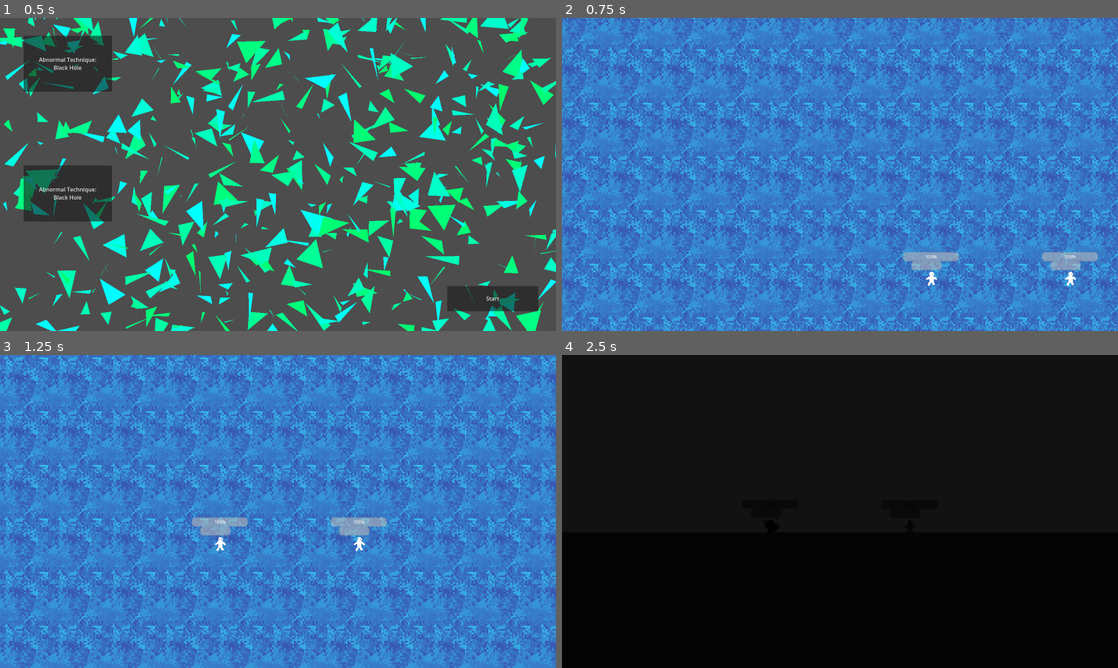
Above: before the commit, frames 1-4 (two rows, left to right).
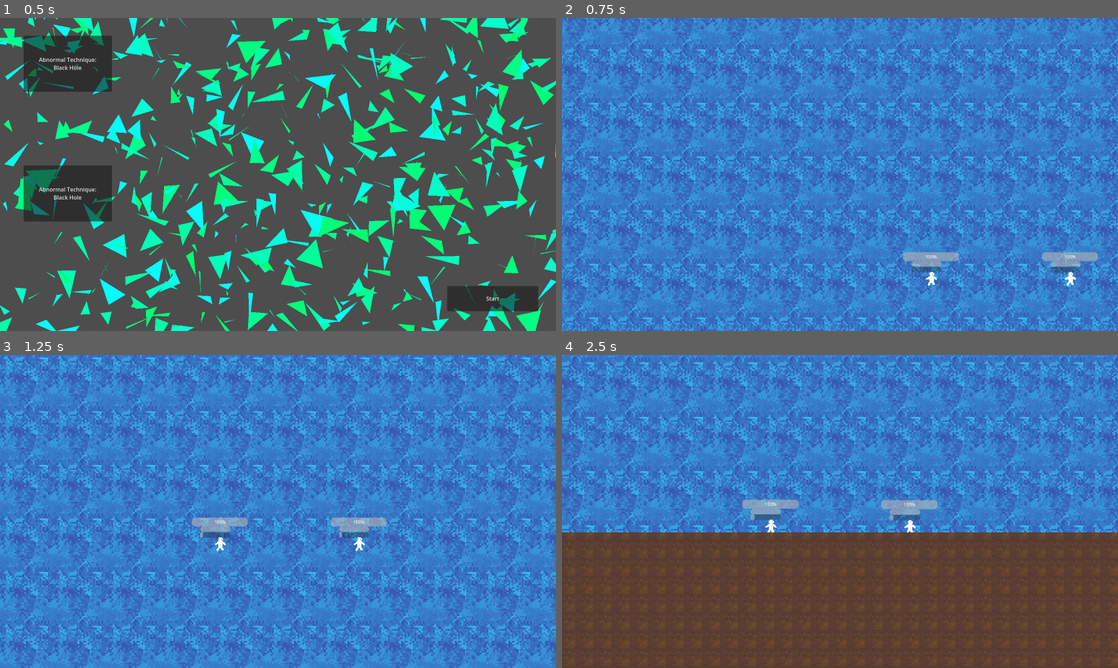
Above: after the commit, the same moments.

Repository: ivo-a2033/Sorcery
Game: Godot game, scene res://menu.tscn
Two runs of this game, one before a commit and one after it. Both use one fixed random seed, a clock stepped at 60 frames per second and the inputs below.
Inputs (mouse positions are in pixels of both pictures, inside the frame that each line leads up to):
- Up to frame 1 (0.5 s): no input
- Up to frame 2 (0.75 s): click "Start" at 0.5 s
- Up to frame 3 (1.25 s): no input
- Up to frame 4 (2.5 s): move the mouse to (812, 574) at 1.27 s; hold Up (up) from 1.28 s (still down); tap A (a) at 1.35 s; tap D (d) at 1.55, 2.1 s; move the mouse to (1006, 558) at 2.02 s; tap E (e) at 2.3 s

Frame 1 is identical in both runs. In frame 2, 0.2% of the frame differs, in the area x 62-94%, y 77-82%; in frame 3, 0.2%; in frame 4, 100%, in the area x 0-100%, y 0-100%.

Commit message:
wolf progress

Diff:
--- a/Player.gd
+++ b/Player.gd
@@ -9,6 +9,7 @@
 var ammo = 3
 
 var technique = null
+var cursed_energy = 0
 
 var mov_dict = {
 	"up": "w",
@@ -19,6 +20,10 @@
 }
 
 var blackhole = load("res://blackhole.tscn")
+var ghostdogsscene = load("res://wolf.tscn")
+
+var enemy
+signal give_energy
 
 func _ready():
 	if Globals.p1 == null:
@@ -26,6 +31,13 @@
 		technique = Globals.technique1
 	else:
 		Globals.p2 = self
+		enemy = Globals.p1
+
+		enemy.connect("give_energy", get_energy)
+		connect("give_energy", enemy.get_energy)
+
+		Globals.p1.enemy = self
+
 		technique = Globals.technique2
 		mov_dict = {
 			"up": "up",
@@ -39,15 +51,25 @@
 # Called every frame. 'delta' is the elapsed time since the previous frame.
 func _process(delta):
 	$UI/HP.value = hp
-	$UI/Ammo.value = ammo/3*100
+	$UI/Ammo.value = ammo/3.0*100
+	$UI/Energy.value = cursed_energy
 
+	cursed_energy += delta * 3
 
 	if Input.is_action_just_pressed(mov_dict["technique"]):
-		if technique == "Black Hole":
+		if technique == "Black Hole" and cursed_energy >= 95:
+			cursed_energy -= 95
 			var hole = blackhole.instantiate()
 			hole.position = position
 			hole.caster = self
 			get_parent().add_child(hole)
+
+		if technique == "Ghost Dogs" and cursed_energy >= 60:
+			cursed_energy -= 60
+			var dog = ghostdogsscene.instantiate()
+			dog.position = position
+			dog.target = enemy
+			get_parent().add_child(dog)
 
 	if Input.is_action_just_pressed(mov_dict["up"]):
 		apply_central_force(Vector2(0,-1) * jump_force)
@@ -70,6 +92,10 @@
 		get_parent().add_child(slash)
 
 
+func get_energy(num):
+	cursed_energy += num
+
+
 func take_dmg(dmg):
 	hp -= dmg
 	var label = Label.new()
@@ -77,3 +103,4 @@
 	label.position = position + Vector2(Globals.rng.randf_range(0,64), 0).rotated(Globals.rng.randf_range(0, PI * 2))
 	get_parent().add_child(label)
 	Globals.labels.append(label)
+	emit_signal("give_energy", dmg)
--- a/Slash.gd
+++ b/Slash.gd
@@ -5,6 +5,8 @@
 var velocity = Vector2(0,0)
 var speed = 350
 var exceptions = []
+
+signal give_energy
 
 func _ready():
 	$AnimationPlayer.play("slash")
@@ -24,4 +26,5 @@
 func hit_hp(body):
 	if body.get("hp") != null and not(body in exceptions):
 		body.take_dmg(damage)
+		emit_signal("give_energy", damage)
 		queue_free()
--- a/project.godot
+++ b/project.godot
@@ -12,7 +12,7 @@
 
 config/name="Sorcery"
 run/main_scene="res://menu.tscn"
-config/features=PackedStringArray("4.2", "GL Compatibility")
+config/features=PackedStringArray("4.1", "GL Compatibility")
 config/icon="res://icon.svg"
 
 [autoload]
--- a/spell_cast.tscn
+++ b/spell_cast.tscn
@@ -10,8 +10,9 @@
 
 [sub_resource type="ParticleProcessMaterial" id="ParticleProcessMaterial_uit6e"]
 particle_flag_disable_z = true
-radial_velocity_max = 100.0
 gravity = Vector3(0, 0, 0)
+orbit_velocity_min = 0.0
+orbit_velocity_max = 0.0
 scale_min = 0.2
 scale_max = 2.0
 color_ramp = SubResource("GradientTexture1D_wrmub")
--- /dev/null
+++ b/wolf.gd
@@ -0,0 +1,32 @@
+extends Node2D
+
+
+var target
+var velocity = Vector2(0,0)
+var time = 8
+var speed = 1200
+var damage = 20
+
+
+func _ready():
+	$Area2D.connect("body_entered", hit)
+
+
+# Called every frame. 'delta' is the elapsed time since the previous frame.
+func _process(delta):
+	var vec = (target.position - position)
+	velocity += vec.normalized() * delta * speed
+	position += velocity * delta
+	velocity -= velocity * .99 * delta * 2
+
+	$Sprite2D.flip_h = velocity.x < 0
+
+	time -= delta
+	if time <= 0:
+		queue_free()
+
+
+func hit(body):
+	if body == target:
+		body.take_dmg(damage)
+		queue_free()
--- /dev/null
+++ b/wolf.tscn
@@ -0,0 +1,18 @@
+[gd_scene load_steps=4 format=3 uid="uid://dpnxkr4grbta2"]
+
+[ext_resource type="Texture2D" uid="uid://4rnw7xdovffd" path="res://wolf_face.png" id="1_bcvgg"]
+[ext_resource type="Script" path="res://wolf.gd" id="1_ntcd0"]
+
+[sub_resource type="CircleShape2D" id="CircleShape2D_dwwls"]
+radius = 30.4138
+
+[node name="Wolf" type="Node2D"]
+script = ExtResource("1_ntcd0")
+
+[node name="Sprite2D" type="Sprite2D" parent="."]
+texture = ExtResource("1_bcvgg")
+
+[node name="Area2D" type="Area2D" parent="."]
+
+[node name="CollisionShape2D" type="CollisionShape2D" parent="Area2D"]
+shape = SubResource("CircleShape2D_dwwls")
--- a/world.tscn
+++ b/world.tscn
@@ -53,7 +53,15 @@
 offset_left = 659.0
 offset_top = 466.0
 offset_right = 713.0
-offset_bottom = 482.0
+offset_bottom = 476.0
+theme_override_font_sizes/font_size = 8
+show_percentage = false
+
+[node name="Energy" type="ProgressBar" parent="Player/UI"]
+offset_left = 659.0
+offset_top = 476.0
+offset_right = 713.0
+offset_bottom = 486.0
 theme_override_font_sizes/font_size = 8
 show_percentage = false
 
@@ -91,7 +99,15 @@
 offset_left = 659.0
 offset_top = 466.0
 offset_right = 713.0
-offset_bottom = 482.0
+offset_bottom = 476.0
+theme_override_font_sizes/font_size = 8
+show_percentage = false
+
+[node name="Energy" type="ProgressBar" parent="Player2/UI"]
+offset_left = 659.0
+offset_top = 476.0
+offset_right = 713.0
+offset_bottom = 486.0
 theme_override_font_sizes/font_size = 8
 show_percentage = false
 
Not shown, added: wolf_face.png.import
